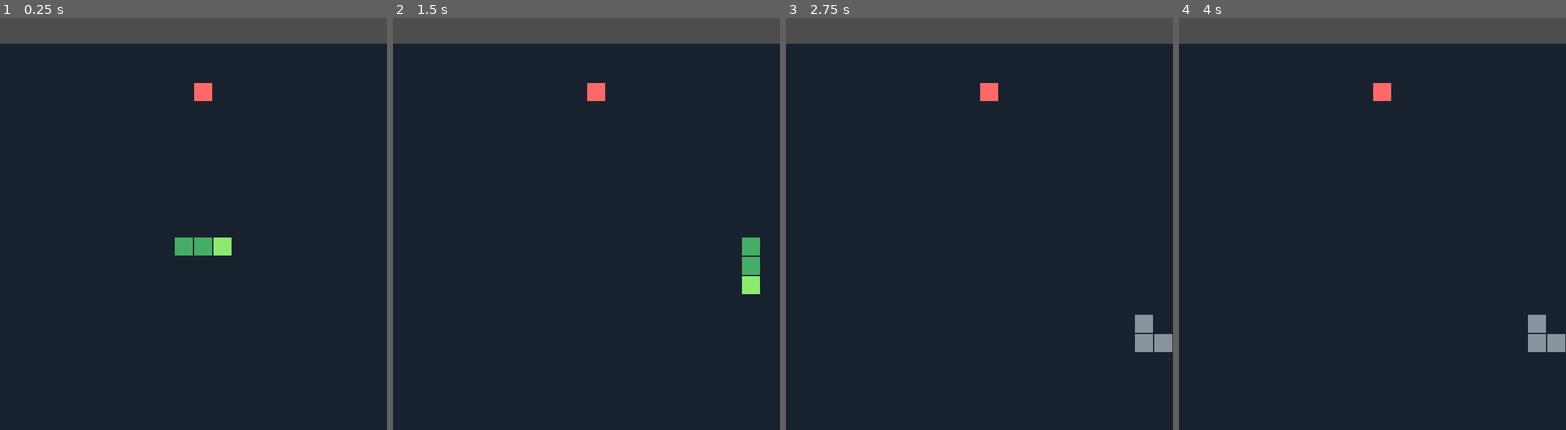
Above: before the commit, frames 1-4 (left to right).
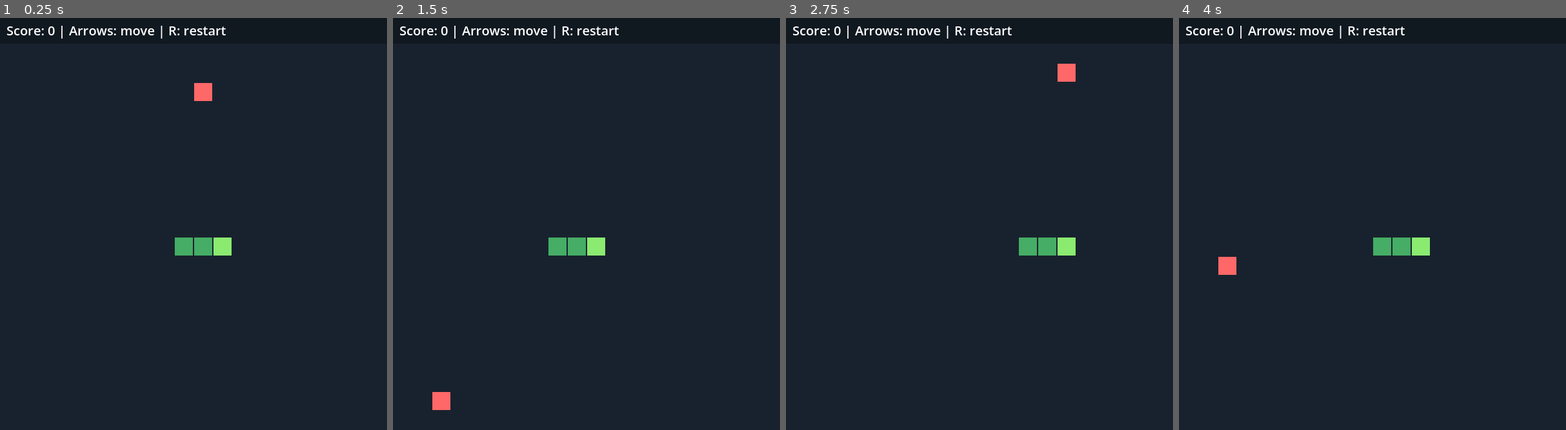
Above: after the commit, the same moments.

Repository: andrew-on-github/godot_snake
Game: Godot game, scene res://snake.tscn
Same seed, same stepped clock (60 frames per second), same inputs: the game is played once before the commit and once after it.
Inputs:
- Up to frame 1 (0.25 s): no input
- Up to frame 2 (1.5 s): tap Enter at 0.5 s; hold Right (ui_right) 0.53-1.28 s; tap R at 0.6, 1.35 s; hold Down (ui_down) from 1.28 s (still down)
- Up to frame 3 (2.75 s): release Down (ui_down) at 2.03 s; hold Right (ui_right) from 2.03 s (still down); tap R at 2.1 s
- Up to frame 4 (4 s): release Right (ui_right) at 2.78 s; hold Up (ui_up) 2.78-3.53 s; tap R at 2.85, 3.6 s; hold Left (ui_left) from 3.53 s (still down)

The runs differ from the first frame. In frame 1, 6.2% of the frame differs, in the area x 0-100%, y 0-7%; in frame 2, 7.8%, in the area x 0-100%, y 0-96%; in frame 3, 7.8%; in frame 4, 7.8%.

Commit message:
added score coutner and restart

Diff:
--- a/snake.gd
+++ b/snake.gd
@@ -11,6 +11,7 @@
 	Vector2i(9, 10),
 	Vector2i(8, 10)
 ]
+
 var direction := Vector2i.RIGHT
 var next_direction := Vector2i.RIGHT
 var food := Vector2i.ZERO
@@ -25,6 +26,14 @@
 
 
 func _unhandled_input(event: InputEvent) -> void:
+	if event is InputEventKey:
+		if event.pressed and not event.echo and event.keycode == KEY_R:
+			get_tree().reload_current_scene()
+			return
+
+	if game_over:
+		return
+
 	var wanted := Vector2i.ZERO
 
 	if event.is_action_pressed("ui_up"):
@@ -36,7 +45,7 @@
 	elif event.is_action_pressed("ui_right"):
 		wanted = Vector2i.RIGHT
 
-	# Prevent reversing directly into the snake's body.
+	# Prevent reversing into the snake's body.
 	if wanted != Vector2i.ZERO and wanted != -direction:
 		next_direction = wanted
 
@@ -46,6 +55,7 @@
 		return
 
 	elapsed += delta
+
 	if elapsed >= STEP_TIME:
 		elapsed = 0.0
 		move_snake()
@@ -55,16 +65,15 @@
 	direction = next_direction
 	var head: Vector2i = snake[0] + direction
 
-	# Hitting a wall ends the game.
-	if head.x < 0 or head.x >= COLS \
-			or head.y < 0 or head.y >= ROWS:
+	# Check wall collisions.
+	if head.x < 0 or head.x >= COLS or head.y < 0 or head.y >= ROWS:
 		end_game()
 		return
 
 	var eating := head == food
 	var body_to_check := snake.size()
 
-	# The tail moves away unless the snake is growing.
+	# Moving into the current tail cell is allowed if it moves away.
 	if not eating:
 		body_to_check -= 1
 
@@ -89,15 +98,18 @@
 	for y in range(ROWS):
 		for x in range(COLS):
 			var cell := Vector2i(x, y)
+
 			if not snake.has(cell):
 				empty_cells.append(cell)
 
+	# Filling the entire board wins the game.
 	if empty_cells.is_empty():
 		won = true
 		end_game()
 		return
 
-	food = empty_cells[randi_range(0, empty_cells.size() - 1)]
+	var index := randi_range(0, empty_cells.size() - 1)
+	food = empty_cells[index]
 
 
 func end_game() -> void:
@@ -106,24 +118,60 @@
 
 
 func _draw() -> void:
+	# Background for the score bar.
+	draw_rect(
+		Rect2(0, 0, COLS * CELL, TOP),
+		Color("#101820")
+	)
+
+	# Playing field.
 	draw_rect(
 		Rect2(0, TOP, COLS * CELL, ROWS * CELL),
 		Color("#18222e")
 	)
 
+	# Food.
 	if not won:
 		draw_cell(food, Color("#ff6868"))
 
+	# Snake.
 	for i in range(snake.size()):
-		var color := Color("#8bea70") if i == 0 else Color("#45ad65")
+		var segment_color := Color("#45ad65")
+
+		if i == 0:
+			segment_color = Color("#8bea70")
+
 		if game_over:
-			color = Color("#89939e")
-		draw_cell(snake[i], color)
+			segment_color = Color("#89939e")
+
+		draw_cell(snake[i], segment_color)
+
+	# Declare status outside the loop and before the condition.
+	var score := snake.size() - 3
+	var status := "Score: %d | Arrows: move | R: restart" % score
+
+	if game_over:
+		var result := "You win!" if won else "Game over!"
+		status = "%s Score: %d | R: restart" % [result, score]
+
+	draw_string(
+		ThemeDB.fallback_font,
+		Vector2(10, 27),
+		status,
+		HORIZONTAL_ALIGNMENT_LEFT,
+		-1,
+		20,
+		Color.WHITE
+	)
 
 
 func draw_cell(cell: Vector2i, color: Color) -> void:
-	var position := Vector2(
+	var cell_position := Vector2(
 		cell.x * CELL + 1,
 		cell.y * CELL + TOP + 1
 	)
-	draw_rect(Rect2(position, Vector2(CELL - 2, CELL - 2)), color)
+
+	draw_rect(
+		Rect2(cell_position, Vector2(CELL - 2, CELL - 2)),
+		color
+	)
